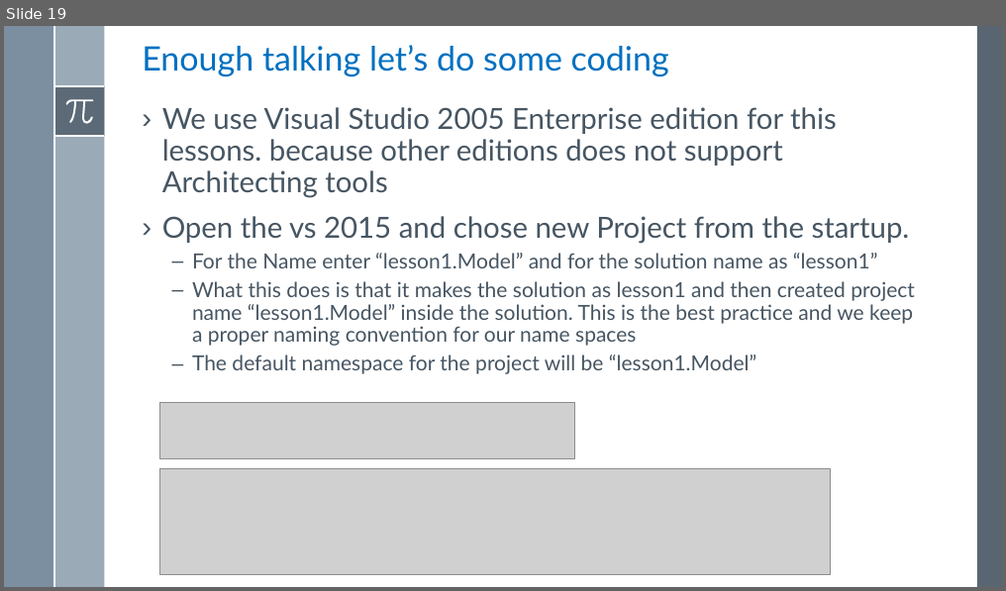
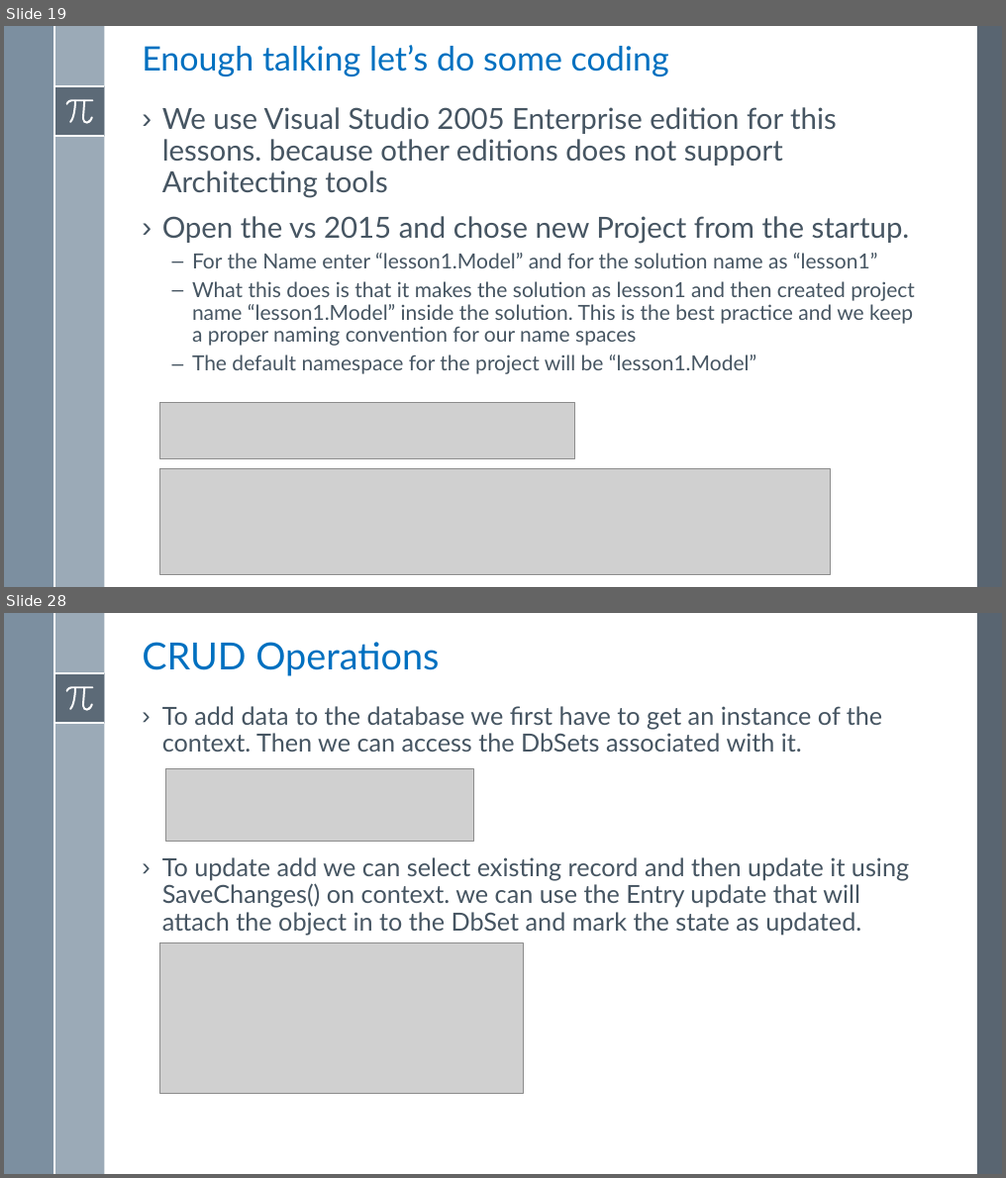
Before and after one commit to asachanxxx/WebApiTraning, a slide deck: Notes/Lesson 1/Lesson 1 - Implement First Bound Context Using Entity Framework.pptx. Shown one above the other, each under a label of ours: slide 19 before the commit, slides 19 and 28 after it; the slides between them are not shown. The pictures are 1006x591 and 1006x1178 pixels, drawn with LibreOffice and Linux fonts; fonts in the diff are those of the drawing; grey boxes stand for pictures. Boxes give left, top, right and bottom in pixels: in the first picture for what was removed or moved away, otherwise in the second. Text is boxed around its words. In the diff, an @@ line names an element or a change of style, - is before the commit and + after.

```diff
--- a/Notes/Lesson 1/Lesson 1 - Implement First Bound Context Using Entity Framework.pptx
+++ b/Notes/Lesson 1/Lesson 1 - Implement First Bound Context Using Entity Framework.pptx
@@ slide 28 added at box(4, 613, 1002, 1174), background #FFFFFF; not listed: 8 template elements that a slide beside it also shows @@
@@ title added at box(142, 642, 439, 676), 36 pt, text #0070C0 @@
+CRUD Operations
@@ text added at box(162, 706, 909, 935), 24 pt, text #465562 @@
+› To add data to the database we first have to get an instance of the context. Then we can access the DbSets associated with it.
+› To update add we can select existing record and then update it using SaveChanges() on context. we can use the Entry update that will attach the object in to the DbSet and mark the state as updated.
@@ picture added at box(165, 768, 472, 842) @@
@@ picture added at box(159, 944, 523, 1093) @@
```
Also in this commit, not shown: 9 other slides added, 2 slides removed, 3 other files.
